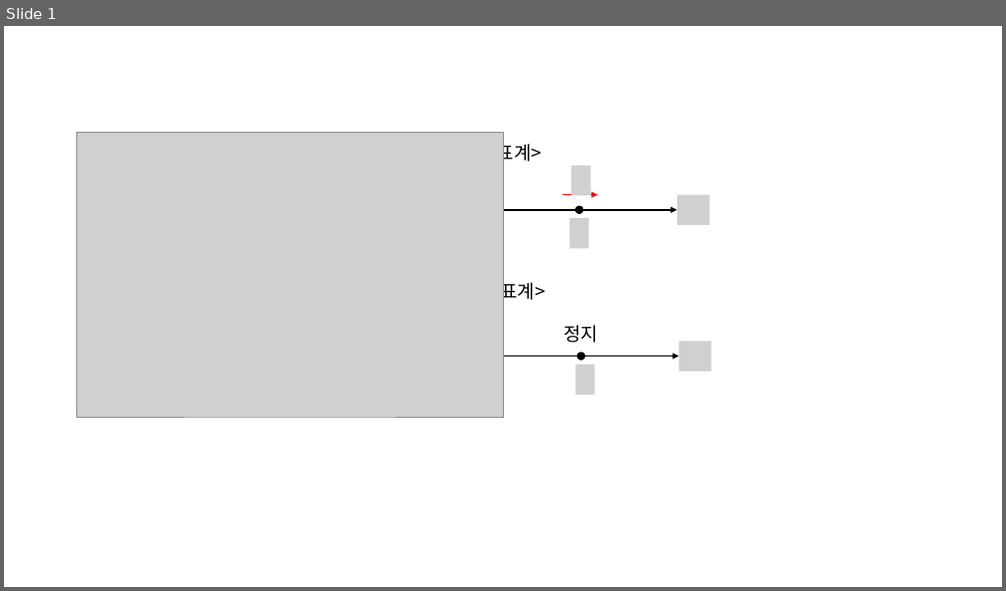
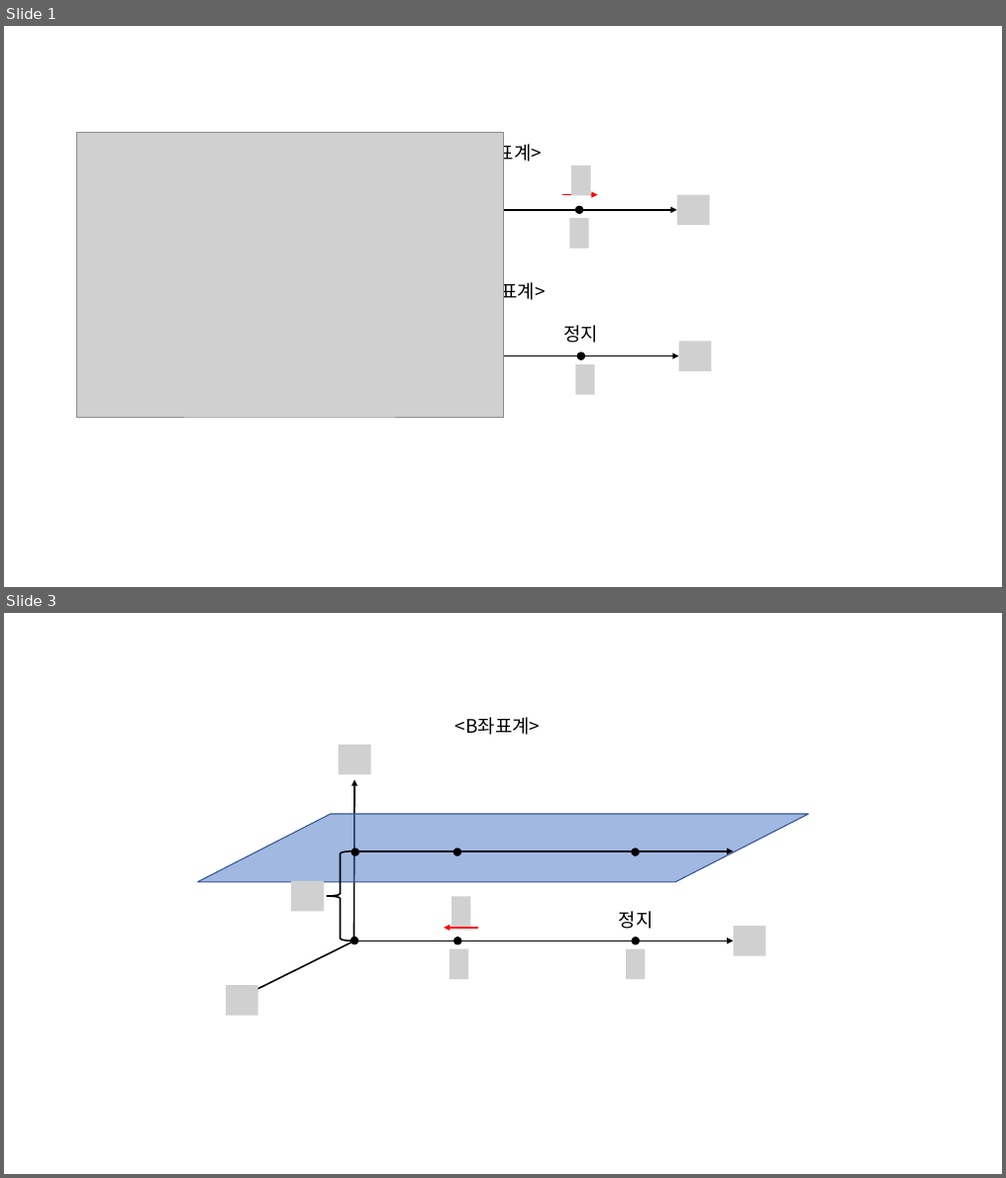
Before and after one commit to atgane/atgane.github.io, a slide deck: image/그림용 ppt.pptx. Shown one above the other, each under a label of ours: slide 1 before the commit, slides 1 and 3 after it; the slides between them are not shown. The pictures are 1006x591 and 1006x1178 pixels, drawn with LibreOffice and Linux fonts; fonts in the diff are those of the drawing; grey boxes stand for pictures. Boxes give left, top, right and bottom in pixels: in the first picture for what was removed or moved away, otherwise in the second. Text is boxed around its words. In the diff, an @@ line names an element or a change of style, - is before the commit and + after.

```diff
--- a/image/그림용 ppt.pptx
+++ b/image/그림용 ppt.pptx
@@ slide 3 added at (4, 613, 1002, 1174), background #FFFFFF @@
@@ group added at (198, 717, 809, 1016): 7 pictures, 6 ellipses, 5 arrows, 2 texts, 1 parallelogram, 1 left brace @@
+<B좌표계>
+정지
```
Also in this commit, not shown: 2 other slides added, 4 other files.
